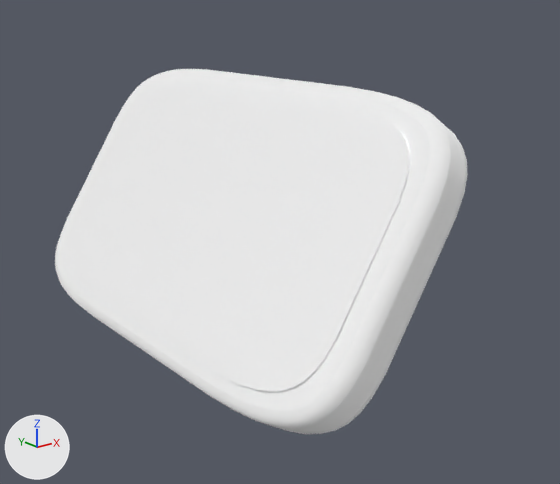
One commit to the glTF model Data/BikesV2/kits/corvano_adventure__front1.glb: the scene before it, then after it.
Camera for both pictures: a 50 mm lens placed at (1.076, -0.273, 1.228), pointed at (1.279, -0.018, 1.126). Every picture has the same lights, and +X, +Y and +Z are marked at lower left. The picture after the commit comes second. Vertices at exactly the same position are counted once.

In view in the first picture: 'corvano_adventure__front1'.
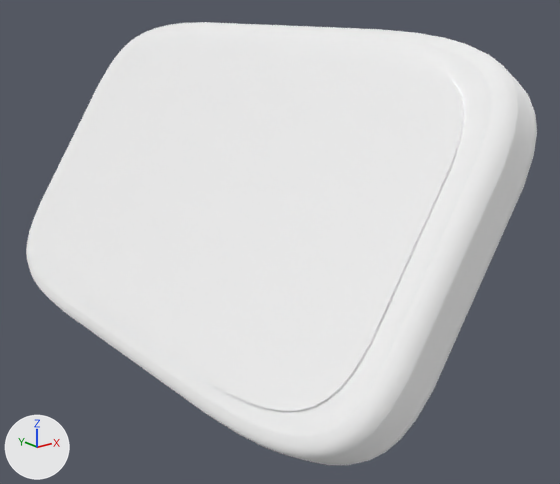
Pixel boxes (x1, y1, x2, y2) of what changed, in the pictures (560 x 484 px; the box of a moved part takes in the faces that stretch with it):
'corvano_adventure__front1', reshaped (24% wider, 21% taller)
    before: (55, 69, 468, 434)
    after: (26, 22, 537, 465)
part 1 of me_mesh_0, moved or reshaped
    before: (55, 69, 468, 434)
    after: (26, 22, 537, 465)
part 2 of me_mesh_0, moved or reshaped
    before: (233, 129, 410, 392)
    after: (37, 37, 465, 412)

Edits to the bpy script that builds the scene:
```text
Change me_mesh_0:
    used by ob_corvano_adventure__front1; location = (0.0, 0.0, 0.0)
    remove me_mesh_0.from_pydata(...)  # 629 vertices, 1242 faces; spans x 1.218..1.302, y -0.112..0.112, z 1.051..1.195
    add me_mesh_0.from_pydata(...)  # 629 vertices, 1242 faces; spans x 1.209..1.31, y -0.134..0.134, z 1.051..1.217
    me_mesh_0 part 1: the loose piece of 348 vertices spanning x 1.218..1.302, y -0.112..0.112, z 1.078..1.195 is scaled about its middle by 1.2, then moved by (0.0, 0.0, 0.01)
    me_mesh_0 part 2: the loose piece of 88 vertices spanning x 1.22..1.283, y -0.1..0.1, z 1.094..1.19 is scaled about its middle by 1.2, then moved by (-0.002, 0.0, 0.011)
```
